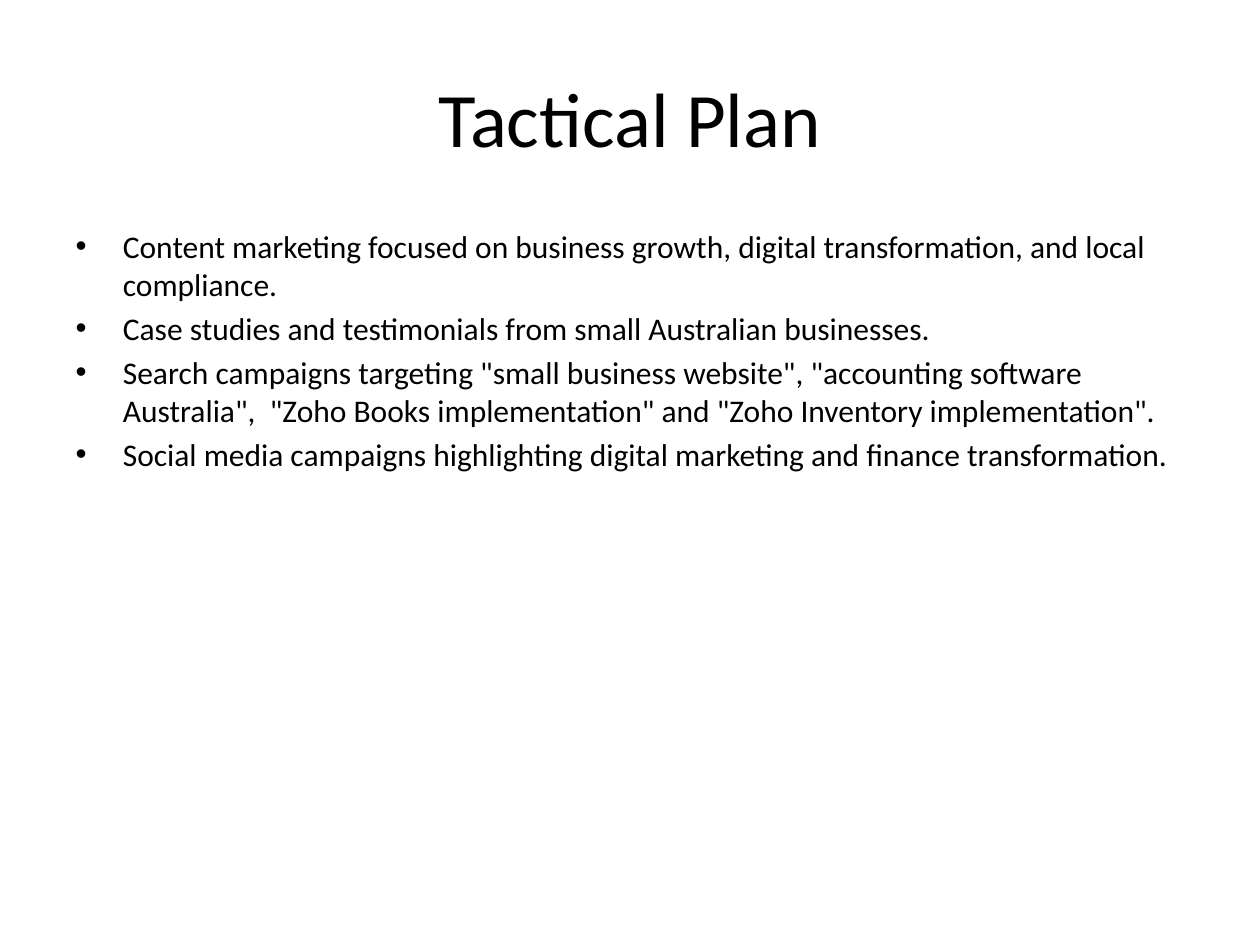
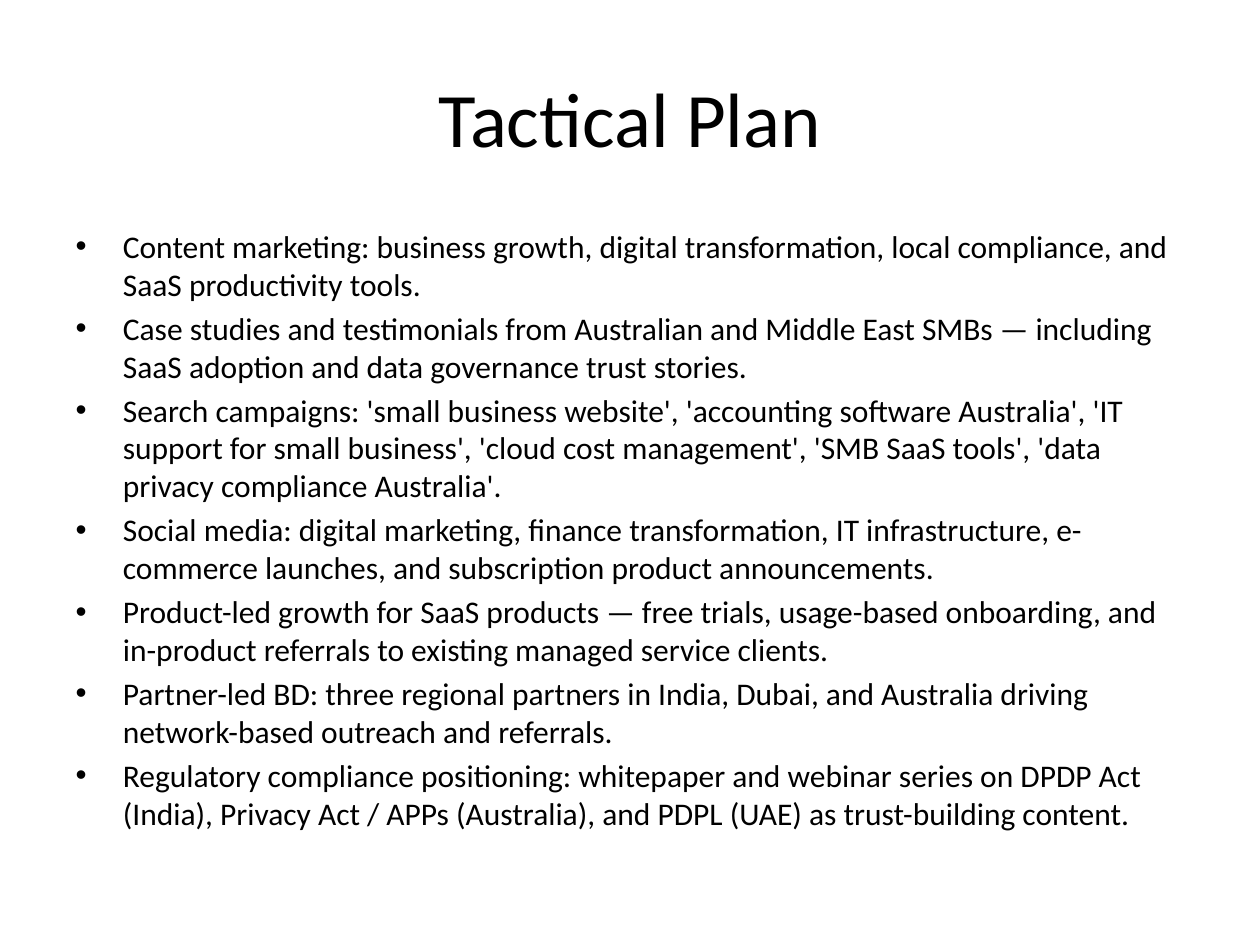
Before and after one commit to rajendran30/techsprint, a slide deck: slide 8 of marketing-strategy.pptx. Drawn at 1260x945 pixels with LibreOffice and Linux fonts; fonts in the diff are those of the drawing. Boxes give left, top, right and bottom in pixels: in the first picture for what was removed or moved away, otherwise in the second. Text is boxed around its words. In the diff, an @@ line names an element or a change of style, - is before the commit and + after.

Commit message:
Added value additions and combined Cloud consulting and Finops into one category

```diff
--- a/marketing-strategy.pptx
+++ b/marketing-strategy.pptx
@@ text at box(123, 236, 1167, 831): text changed @@
-• Content marketing focused on business growth, digital transformation, and local compliance.
-• Case studies and testimonials from small Australian businesses.
-• Search campaigns targeting "small business website", "accounting software Australia", "Zoho Books implementation" and "Zoho Inventory implementation".
-• Social media campaigns highlighting digital marketing and finance transformation.
+• Content marketing: business growth, digital transformation, local compliance, and SaaS productivity tools.
+• Case studies and testimonials from Australian and Middle East SMBs — including SaaS adoption and data governance trust stories.
+• Search campaigns: 'small business website', 'accounting software Australia', 'IT support for small business', 'cloud cost management', 'SMB SaaS tools', 'data privacy compliance Australia'.
+• Social media: digital marketing, finance transformation, IT infrastructure, e-commerce launches, and subscription product announcements.
+• Product-led growth for SaaS products — free trials, usage-based onboarding, and in-product referrals to existing managed service clients.
+• Partner-led BD: three regional partners in India, Dubai, and Australia driving network-based outreach and referrals.
+• Regulatory compliance positioning: whitepaper and webinar series on DPDP Act (India), Privacy Act / APPs (Australia), and PDPL (UAE) as trust-building content.
```
Also in this commit, not shown: 8 other slides changed, 1 slide added, 8 other files.
